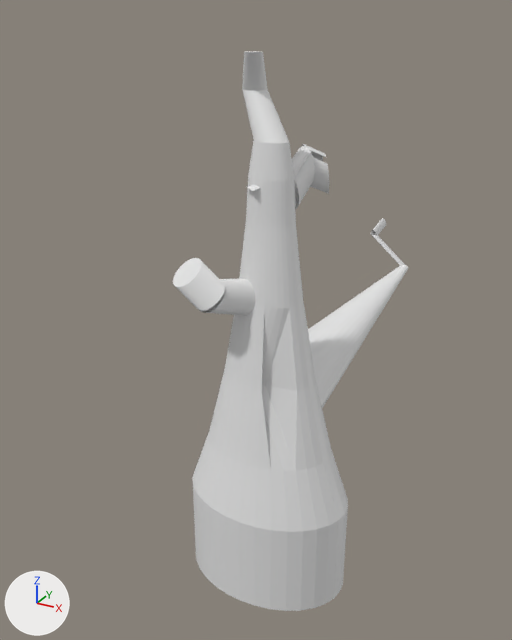
The Blender file env_tree_HarryShanks_01.blend as it was, and as the next commit left it.
Camera for both pictures: a 50 mm camera at (21.9, -28.2, 27.4) aimed at (5.5, 1.6, 12.6). The lights are fixed; the arrows at lower left show +X, +Y and +Z. The picture after the commit comes second.

The first picture shows 'Trunk'.
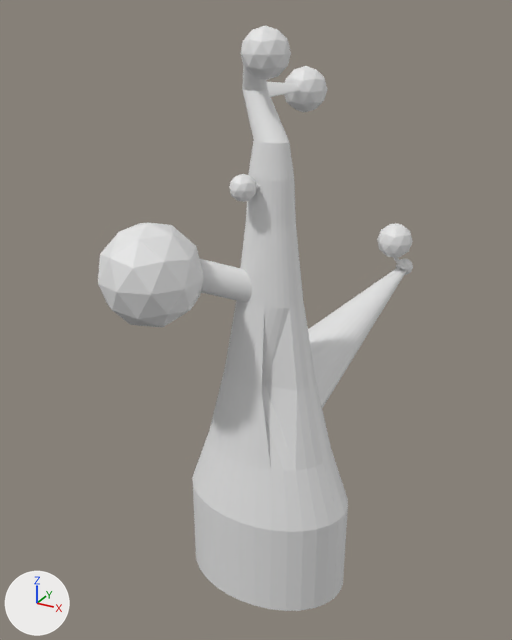
Pixel boxes (x1, y1, x2, y2) of what changed, in the pictures (512 x 640 px):
'Trunk', reshaped
    before: (173, 51, 408, 611)
    after: (193, 66, 408, 611)
'Icosphere', added
    after: (98, 26, 413, 327)
part 1 of me_cylinder_009, added
    after: (267, 82, 300, 97)
part 2 of me_cylinder_009, added
    after: (393, 257, 408, 270)
part 3 of me_cylinder_009, deleted
    before: (302, 144, 329, 194)
part 4 of me_cylinder_009, deleted
    before: (370, 233, 405, 266)
part 5 of me_cylinder_009, deleted
    before: (371, 218, 386, 238)
part 6 of me_cylinder_009, cut back
    before: (175, 146, 315, 316)
    after: (200, 184, 260, 302)

The change, as a list of edits to the scene's bpy script:
```text
Change me_cylinder_009:
    used by ob_trunk; location = (8.11, -1.87, 2.67); scale = (4.17, 2.99, 2.45)
    remove me_cylinder_009.from_pydata(...)  # 862 vertices, 520 faces, 75 loose edges; spans x -1.0..1.0, y -1.0..5.22, z -1.0..9.47
    add me_cylinder_009.from_pydata(...)  # 790 vertices, 489 faces, 75 loose edges; spans x -1.0..1.0, y -1.0..4.13, z -1.0..9.47
    me_cylinder_009 part 1: a new loose piece of 64 vertices spanning x -0.37..-0.03, y 0.08..1.13, z 8.71..8.99
    me_cylinder_009 part 2: a new loose piece of 64 vertices spanning x 0.4..0.67, y 3.85..4.01, z 4.51..4.83
    me_cylinder_009 part 3: the loose piece of 64 vertices spanning x -0.07..0.34, y 0.78..1.39, z 6.9..7.86 is deleted
    me_cylinder_009 part 4: the loose piece of 64 vertices spanning x 0.05..0.62, y 4.01..4.18, z 4.45..5.19 is deleted
    me_cylinder_009 part 5: the loose piece of 64 vertices spanning x -0.05..0.13, y 4.04..5.22, z 5.01..5.25 is deleted
    me_cylinder_009 part 6
    75 vertices are removed from x -0.11..0.25, y 0.14..1.24, z 5.25..7.83
    53 faces are deleted
    1 loose edge is deleted
    22 vertices in x -0.58..-0.25, y -0.9..-0.61, z 5.19..5.75 move by (0.31, 0.6, -0.01)
    21 vertices in x -0.58..-0.25, y -0.9..-0.6, z 5.2..5.73 move by (0.31, 0.59, -0.01)
    8 vertices in x -0.57..-0.25, y -0.79..-0.65, z 5.36..5.73 move by (0.3, 0.59, -0.01)
    8 vertices in x -0.51..-0.27, y -0.9..-0.61, z 5.18..5.7 move by (0.3, 0.6, -0.01)
    3 vertices in x -0.52..-0.32, y -0.85..-0.66, z 5.21..5.71 move by (0.31, 0.59, -0.02)
    2 vertices move from x -0.28, y -0.68..-0.66, z 5.67..5.69 to x 0.03, y -0.08..-0.06, z 5.65..5.67
    9 vertices are added at x -0.1..0.12, y -0.05..0.35, z 6.86..7.53
    1 loose edge is added
    13 new faces join them
    other edits to the shape of me_cylinder_009 do not show in these pictures
Add me_icosphere:
    me_icosphere.from_pydata(...)  # an icosphere of 80 faces spanning x 2.2..6.5, y -2.4..2.2, z 3.1..7.7; an icosphere of 80 faces spanning x 6.9..8.8, y 6.4..8.4, z 11.5..13.5; an icosphere of 80 faces spanning x 10.1..11.1, y 15.2..16.2, z 1.5..2.5; an icosphere of 80 faces spanning x 9.2..11.1, y 14.0..16.0, z 2.7..4.7; an icosphere of 80 faces spanning x 7.0..8.1, y 1.6..2.8, z 8.5..9.6; an icosphere of 80 faces spanning x 7.1..9.0, y 2.2..4.2, z 13.2..15.2
Add ob_icosphere:
    ob_icosphere = bpy.data.objects.new('Icosphere', me_icosphere)
    ob_icosphere.location = (-0.09, -5.29, 11.65)
```
